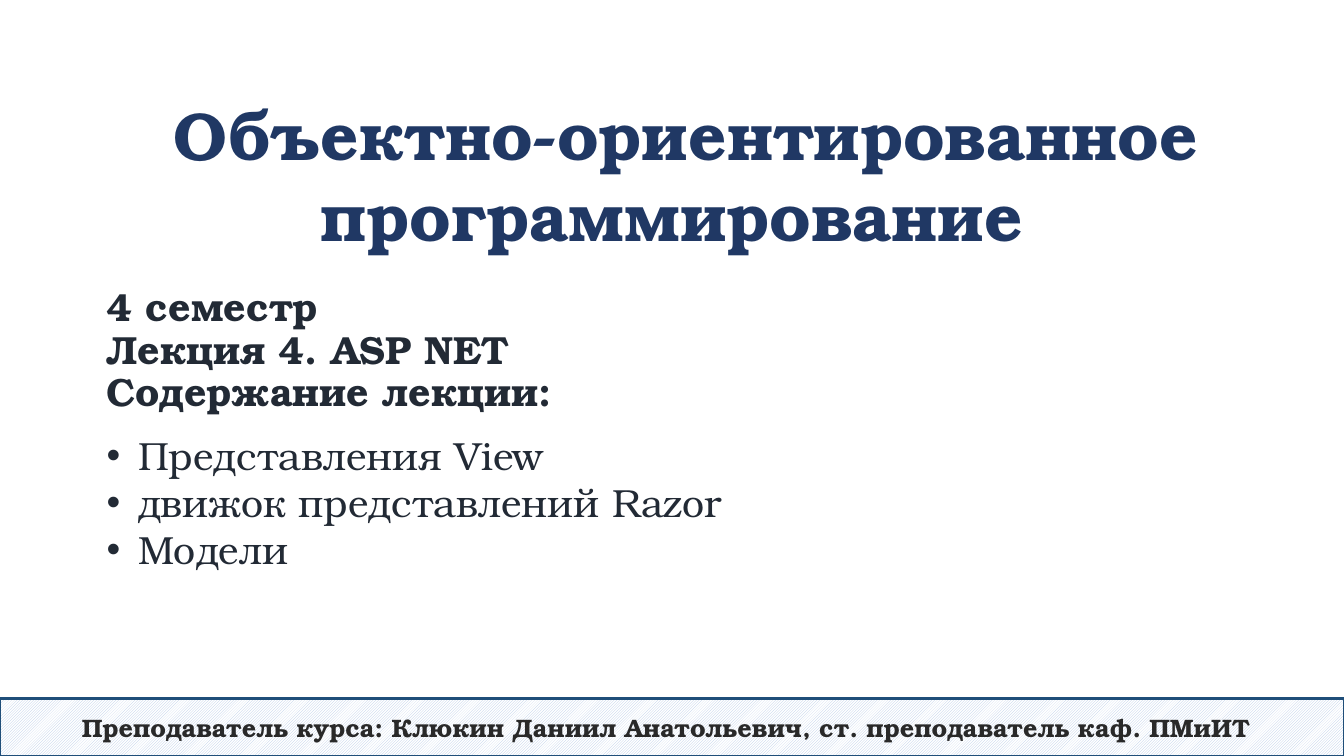
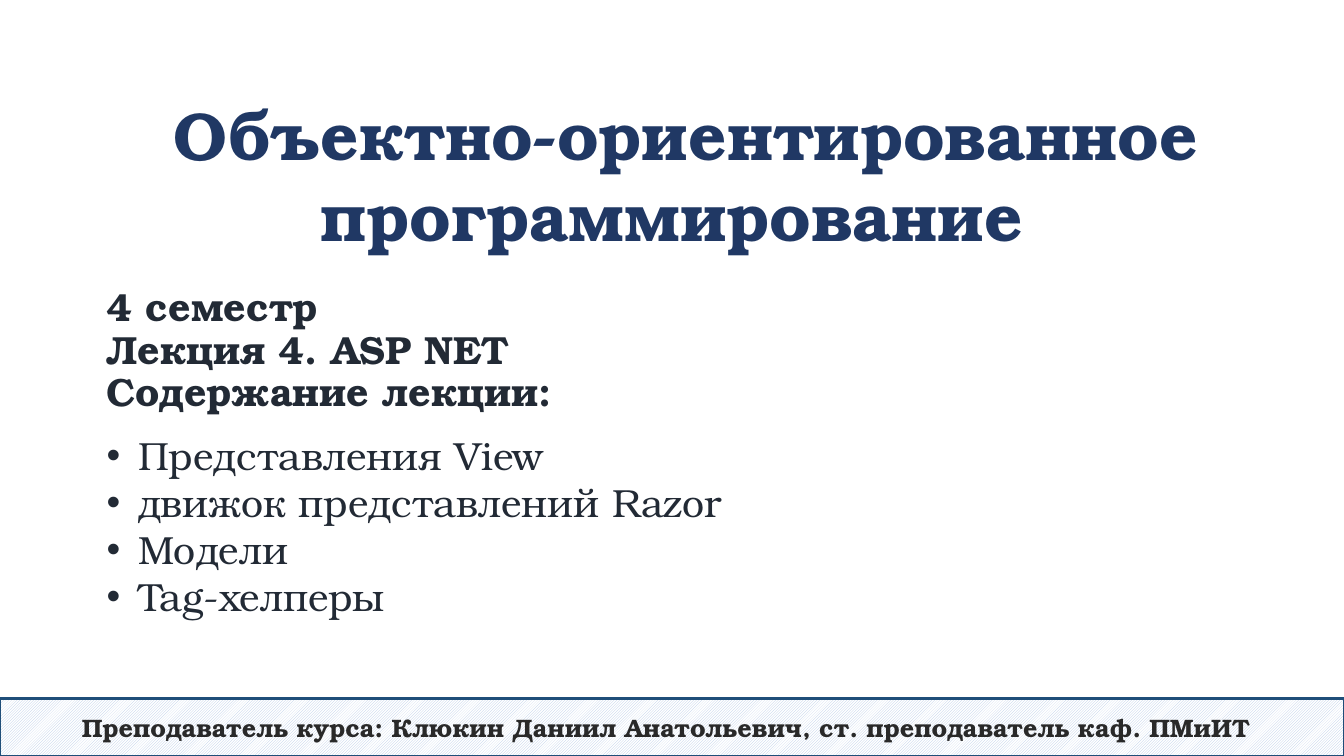
Before and after one commit to DaniilKlyukin/OOP-4, a slide deck: slide 1 of Лекции/ООП 1 лек 4.pptx. Drawn at 1344x756 pixels with LibreOffice and Linux fonts; fonts in the diff are those of the drawing. Boxes give left, top, right and bottom in pixels: in the first picture for what was removed or moved away, otherwise in the second. Text is boxed around its words. In the diff, an @@ line names an element or a change of style, - is before the commit and + after.

```diff
--- a/Лекции/ООП 1 лек 4.pptx
+++ b/Лекции/ООП 1 лек 4.pptx
@@ text at (138, 584, 385, 621): paragraph added @@
+• Tag-хелперы
```
Also in this commit, not shown: 12 slides added, 3 other files.
